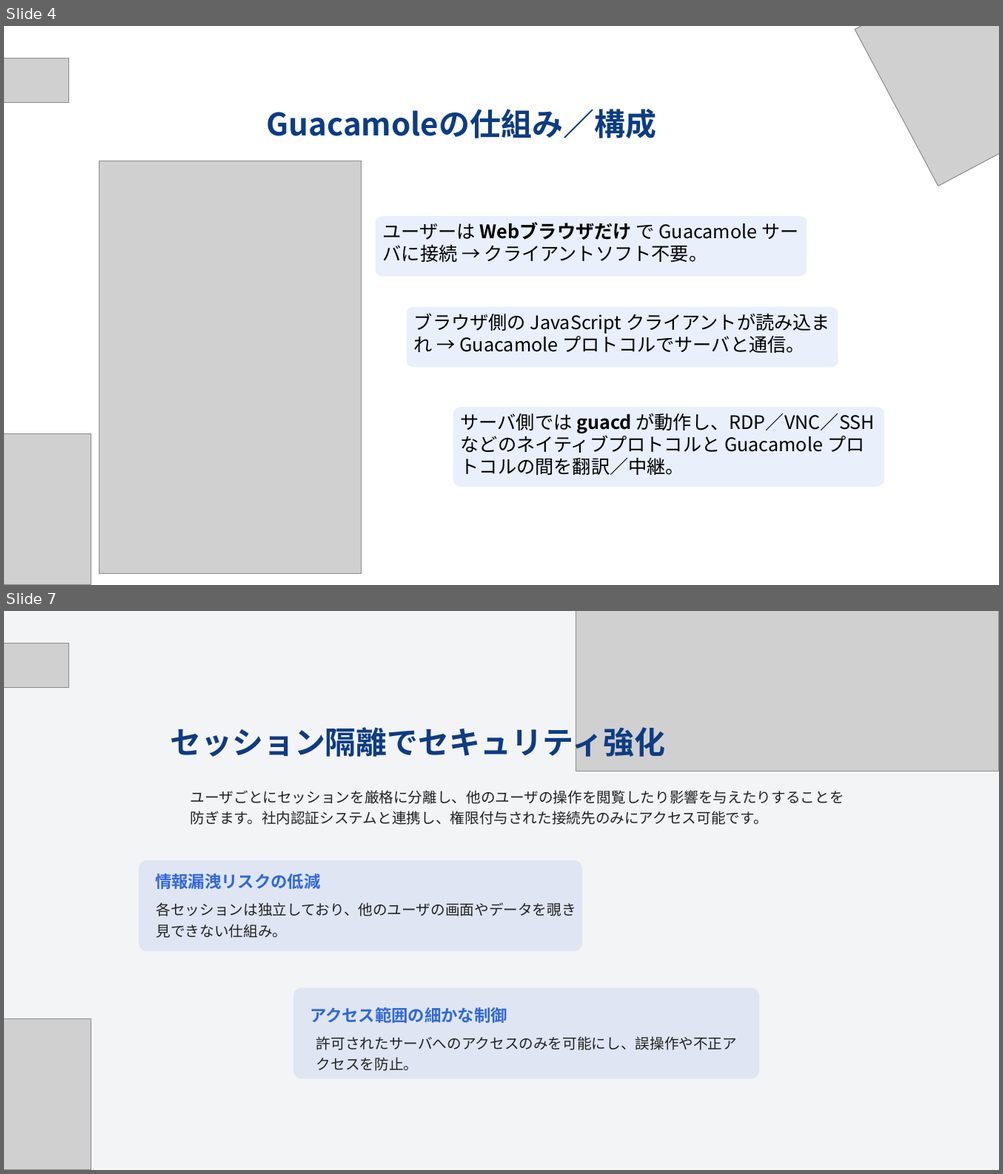
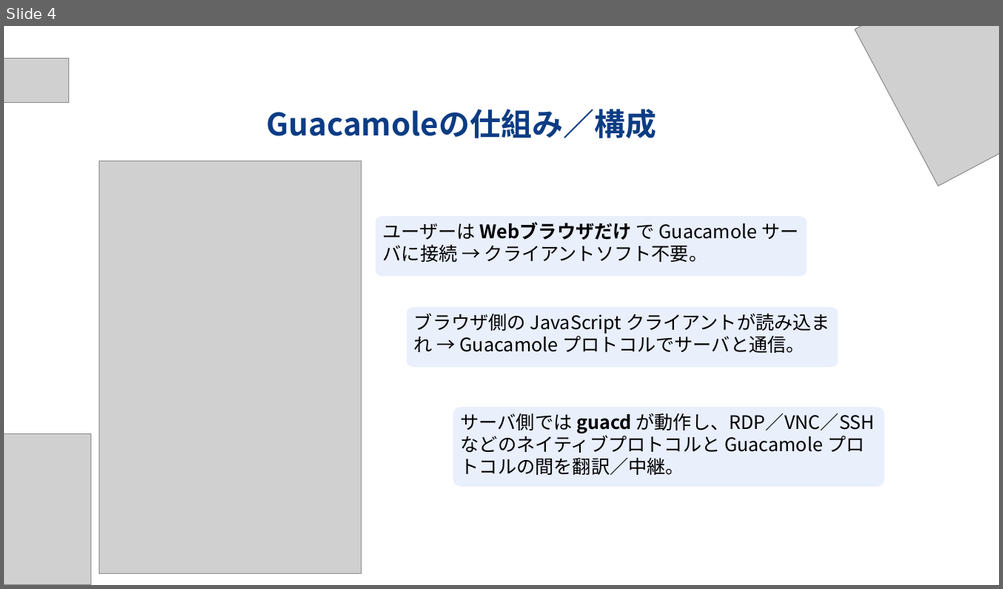
Before and after one commit to fyh0074/0074, a slide deck: RagとGuacamole：関係と仕組みの紹介.pptx. Shown one above the other, each under a label of ours: slides 4 and 7 before the commit, slide 4 after it; the slides between them are not shown. The pictures are 1003x1174 and 1003x589 pixels, drawn with LibreOffice and Linux fonts; fonts in the diff are those of the drawing; grey boxes stand for pictures; background and template pictures are left out. Boxes give left, top, right and bottom in pixels: in the first picture for what was removed or moved away, otherwise in the second. Text is boxed around its words. In the diff, an @@ line names an element or a change of style, - is before the commit and + after.

```diff
--- a/RagとGuacamole：関係と仕組みの紹介.pptx
+++ b/RagとGuacamole：関係と仕組みの紹介.pptx
@@ slide 7 removed at [4,611,999,1170], background picture (left out) @@
@@ picture removed at [576,611,999,772] @@
@@ picture removed at [854,611,999,772] @@
@@ picture removed at [4,643,68,687] @@
@@ text removed at [170,723,665,762] @@
-セッション隔離でセキュリティ強化
@@ text removed at [190,790,844,825] @@
-ユーザごとにセッションを厳格に分離し、他のユーザの操作を閲覧したり影響を与えたりすることを防ぎます。社内認証システムと連携し、権限付与された接続先のみにアクセス可能です。
@@ freeform shape removed at [138,860,581,951] @@
@@ text removed at [155,874,320,889] @@
-情報漏洩リスクの低減
@@ text removed at [156,903,576,938] @@
-各セッションは独立しており、他のユーザの画面やデータを覗き見できない仕組み。
@@ freeform shape removed at [293,988,760,1079] @@
@@ text removed at [310,1008,507,1023] @@
-アクセス範囲の細かな制御
@@ picture removed at [4,1019,91,1170] @@
@@ text removed at [316,1037,737,1071] @@
-許可されたサーバへのアクセスのみを可能にし、誤操作や不正アクセスを防止。
```
Also in this commit, not shown: 4 slides changed, 1 slide added, 1 other slide removed.
